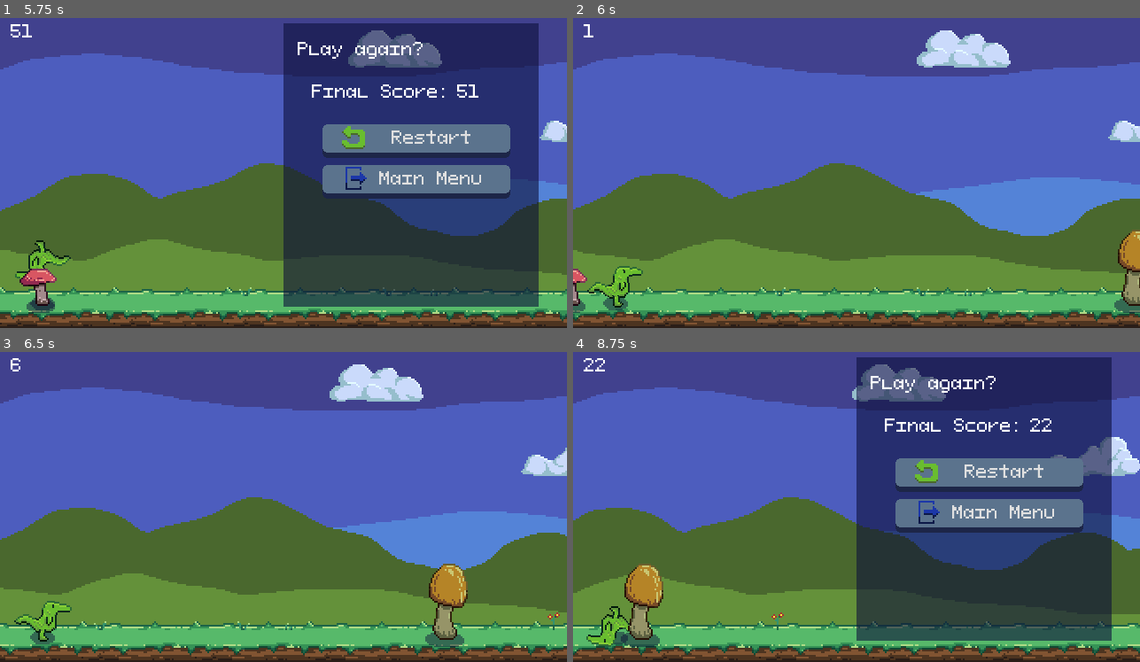
Above: before the commit, frames 1-4 (two rows, left to right).
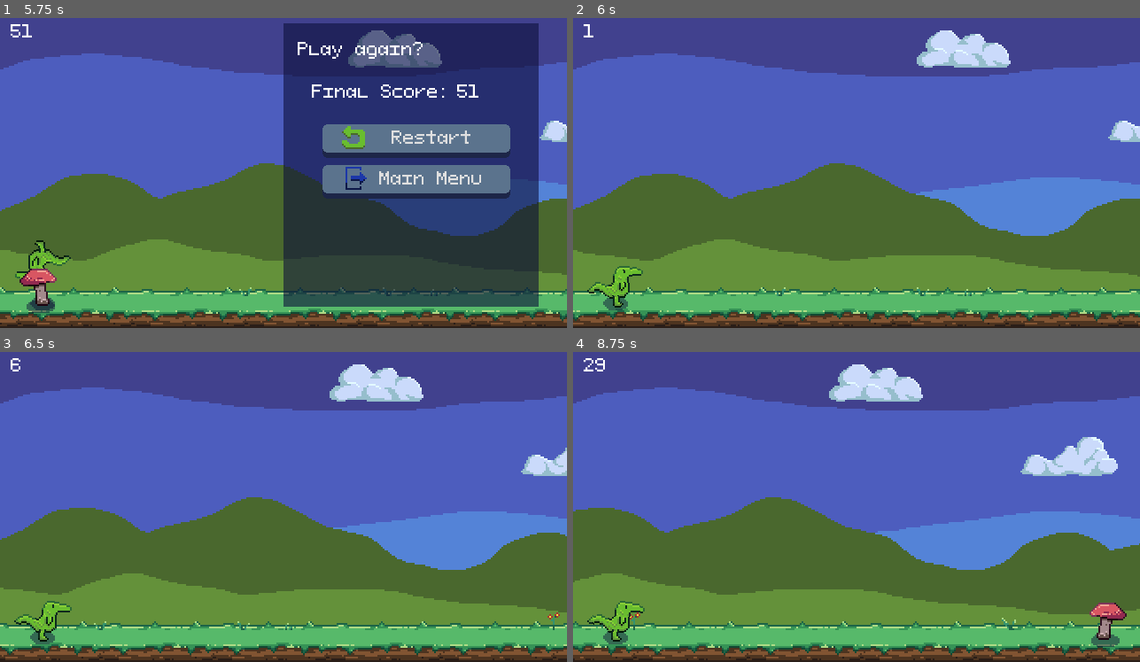
Above: after the commit, the same moments.

Repository: zMenta/DinosaurRun
Game: Godot game, scene res://main/Main.tscn
Two runs of this game, one before a commit and one after it. Both use one fixed random seed, a clock stepped at 60 frames per second and the inputs below.
Inputs:
- Up to frame 1 (5.75 s): click "Play" at 0.5 s; tap Space (jump) at 1.52, 2.27, 3.77, 4.52, 5.27 s
- Up to frame 2 (6 s): click "Restart" at 5.75 s
- Up to frame 3 (6.5 s): no input
- Up to frame 4 (8.75 s): tap Space (jump) at 7.52, 8.27 s

Frame 1 is identical in both runs. In frame 2, 1.1% of the frame differs, in the area x 0-100%, y 68-96%; in frame 3, 1.3%; in frame 4, 49%, in the area x 0-100%, y 1-100%.

Commit message:
restart mechanic complete

Diff:
--- a/DinosaurRun/main/Main.gd
+++ b/DinosaurRun/main/Main.gd
@@ -54,6 +54,7 @@
 
 func _on_MenuGameOver_buttonRestart_pressed() -> void:
 	menu_gameover.visible = false
+	obstacle_manager.restart_obstacles()
 	map.restart_world()
 	_start_game()
 	player.revive_player()
--- a/DinosaurRun/scenes/world/obstacles/ObstacleManager.gd
+++ b/DinosaurRun/scenes/world/obstacles/ObstacleManager.gd
@@ -24,6 +24,17 @@
 		obstacle.speed = current_speed
 
 
+func restart_obstacles() -> void:
+	clear_obstacles()
+	current_speed = base_obstacle_speed
+	start_obstacles()
+
+
+func clear_obstacles() -> void:
+	for obstacle in obstacles_group.get_children():
+		obstacle.queue_free()
+
+
 func stop_obstacles() -> void:
 	spawn_timer.stop()
 	for obstacle in obstacles_group.get_children():
